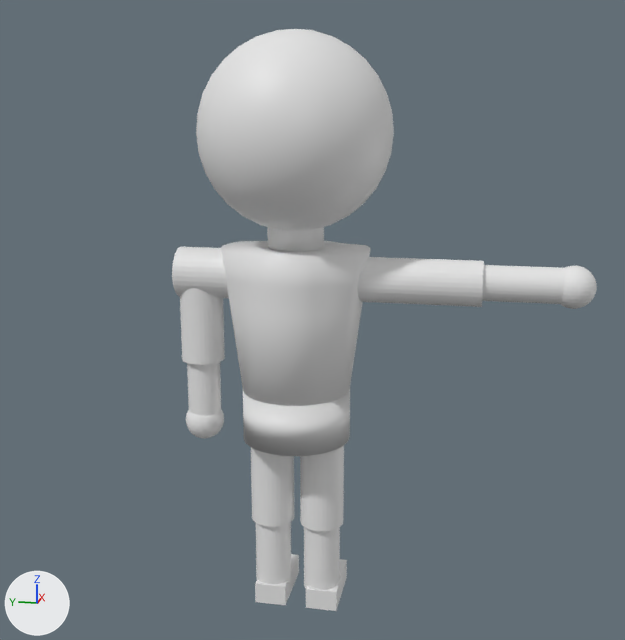
What one commit did to the Blender file BeamMeUp/Assets/Models/Hensen.blend.
Rendered twice from a camera (50 mm lens) standing at (-8.8, -1.94, 5.38) and looking at (0.07, -0.16, 3.16). Lighting does not change. The marker at lower left points along +X, +Y and +Z.

In view in the first picture: 'Foot.L', 'Foot.R', 'Forearm.L', 'Forearm.R', 'Hand.L', 'Head', 'Shin.L', 'Shit.R', 'Shoulder.L', 'Thai.L', 'Thai.R', 'UpperArm.L', 'UpperArm.R', 'Waist', 'Waist.001'.
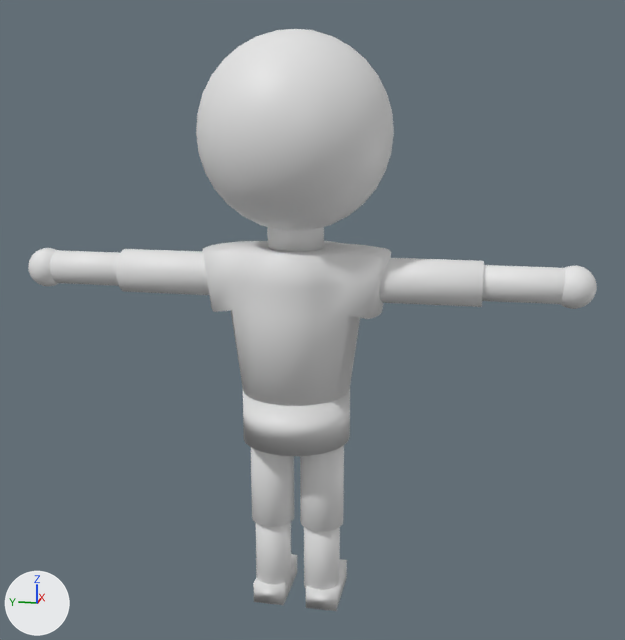
Where the change shows, as pixel boxes (x1, y1, x2, y2) in the pictures (625 x 640 px):
'Waist.001', reshaped, rescaled, turned: before (221, 241, 371, 406); after (202, 241, 391, 406)
'Forearm.L', shading changed, moved, turned: before (187, 362, 221, 416); after (50, 250, 120, 286)
'UpperArm.R.001', added: after (116, 249, 209, 295)
'UpperArm.L', deleted: before (180, 288, 225, 365)
'Shoulder.L', deleted: before (172, 247, 229, 298)
'Hand.L', shading changed, moved: before (186, 410, 224, 438); after (28, 248, 59, 286)
'Foot.L', shading changed, moved: before (255, 554, 299, 605); after (253, 554, 297, 605)
part 3 of me_cylinder_020, built on: before (221, 249, 232, 309); after (202, 241, 239, 312)
part 4 of me_cylinder_020, built on: before (348, 251, 370, 315); after (347, 245, 391, 319)
part 5 of me_cylinder_019, shading changed: (379, 258, 484, 307) in both
part 7 of me_cylinder_016, shading changed: (251, 447, 294, 527) in both
part 8 of me_cylinder_015, shading changed: (256, 522, 291, 584) in both
part 9 of me_cylinder_013, shading changed: (300, 446, 344, 531) in both
part 10 of me_cylinder_014, shading changed: (304, 527, 340, 590) in both
part 11 of me_cube_001, shading changed: (306, 559, 347, 611) in both

What changed in the scene script:
```text
Change me_cylinder_020:
    used by ob_waist_001; location = (0.0, 0.0, 3.18); rotation_euler = (0.0, 0.0, 3.142), in degrees (0, 0, 180); scale = (-0.582, -0.582, -0.771)
    remove me_cylinder_020.from_pydata(...)  # 128 vertices, 98 faces; spans x -1.0..1.0, y -1.35..1.36, z -1.0..1.0
    add me_cylinder_020.from_pydata(...)  # 160 vertices, 130 faces; spans x -1.0..1.0, y -1.72..1.71, z -1.0..1.0
    me_cylinder_020 part 3: 5 vertices removed from x -0.38..0.38, y 1.21..1.29, z -0.59; 21 vertices added at x -0.56..0.56, y 1.39..1.71, z -0.96..-0.15
    me_cylinder_020 part 4: 5 vertices removed from x -0.38..0.38, y -1.28..-1.2, z -0.59; 21 vertices added at x -0.56..0.56, y -1.72..-1.41, z -0.96..-0.15
Change me_cylinder_019:
    where me_cylinder_019.from_pydata(...)  # 64 vertices, 34 faces; spans x -1.0..1.0, y -1.0..1.0, z -1.0..1.0
    used by ob_upperarm_r; location = (0.0, -1.31, 3.64); rotation_euler = (1.571, 0.0, 0.0), in degrees (90, 0, 0); scale = (0.234, 0.234, 0.629)
    me_cylinder_019 part 5: all faces are now shaded smooth (34 of 34 changed)
Change me_sphere_001:
    where me_sphere_001.from_pydata(...)  # 482 vertices, 512 faces; spans x -1.0..1.0, y -1.0..1.0, z -1.0..1.0
    used by ob_hand_l; location = (0.0, 1.05, 1.98); scale = (0.214, 0.214, 0.214)
    me_sphere_001 part 1: all faces are now shaded smooth (512 of 512 changed)
Change me_cylinder_007:
    where me_cylinder_007.from_pydata(...)  # 64 vertices, 34 faces; spans x -1.0..1.0, y -1.0..1.0, z -1.0..1.0
    used by ob_forearm_l; location = (0.0, 1.05, 2.47); scale = (0.182, 0.182, 0.446)
    me_cylinder_007 part 2: all faces are now shaded smooth (34 of 34 changed)
Change me_cube_002:
    where me_cube_002.from_pydata(...)  # 8 vertices, 6 faces; spans x -1.0..1.0, y -1.0..1.0, z -1.0..1.0
    used by ob_foot_l; location = (0.15, 0.27, 0.0); scale = (0.365, 0.176, 0.118)
    me_cube_002 part 6: all faces are now shaded smooth (6 of 6 changed)
Change me_cube_001:
    where me_cube_001.from_pydata(...)  # 8 vertices, 6 faces; spans x -1.0..1.0, y -1.0..1.0, z -1.0..1.0
    used by ob_foot_r; location = (0.15, -0.32, 0.0); scale = (0.365, 0.176, 0.118)
    me_cube_001 part 11: all faces are now shaded smooth (6 of 6 changed)
Change me_cylinder_016:
    where me_cylinder_016.from_pydata(...)  # 64 vertices, 34 faces; spans x -1.0..1.0, y -1.0..1.0, z -1.0..1.0
    used by ob_thai_l; location = (0.0, 0.28, 1.34); scale = (-0.242, -0.242, -0.484)
    me_cylinder_016 part 7: all faces are now shaded smooth (34 of 34 changed)
Change me_cylinder_015:
    where me_cylinder_015.from_pydata(...)  # 64 vertices, 34 faces; spans x -1.0..1.0, y -1.0..1.0, z -1.0..1.0
    used by ob_shin_l; location = (0.0, 0.28, 0.47); scale = (-0.202, -0.202, -0.405)
    me_cylinder_015 part 8: all faces are now shaded smooth (34 of 34 changed)
Change me_cylinder_014:
    where me_cylinder_014.from_pydata(...)  # 64 vertices, 34 faces; spans x -1.0..1.0, y -1.0..1.0, z -1.0..1.0
    used by ob_shit_r; location = (0.0, -0.29, 0.47); scale = (-0.202, -0.202, -0.405)
    me_cylinder_014 part 10: all faces are now shaded smooth (34 of 34 changed)
Change me_cylinder_013:
    where me_cylinder_013.from_pydata(...)  # 64 vertices, 34 faces; spans x -1.0..1.0, y -1.0..1.0, z -1.0..1.0
    used by ob_thai_r; location = (0.0, -0.29, 1.34); scale = (-0.242, -0.242, -0.484)
    me_cylinder_013 part 9: all faces are now shaded smooth (34 of 34 changed)
Change ob_waist_001:
    ob_waist_001.rotation_euler: (0.0, 0.0, 3.142) -> (0.0, 0.0, 0.0)  # degrees (0, 0, 180) -> degrees (0, 0, 0)
    ob_waist_001.scale: (-0.582, -0.582, -0.771) -> (0.582, 0.582, -0.771)
Change ob_hand_l:
    ob_hand_l.location: (0.0, 1.05, 1.98) -> (0.0, 2.83, 3.65)
Change ob_forearm_l:
    ob_forearm_l.location: (0.0, 1.05, 2.47) -> (0.0, 2.27, 3.65)
    ob_forearm_l.rotation_euler: (0.0, 0.0, 0.0) -> (1.571, 0.0, 0.0)  # degrees (0, 0, 0) -> degrees (90, 0, 0)
Remove ob_upperarm_l:
    ob_upperarm_l = bpy.data.objects.new('UpperArm.L', me_cylinder_006)
Remove ob_shoulder_l:
    ob_shoulder_l = bpy.data.objects.new('Shoulder.L', me_cylinder_005)
Change ob_foot_l:
    ob_foot_l.location: (0.15, 0.27, 0.0) -> (0.15, 0.29, 0.0)
Add ob_upperarm_r_001:
    ob_upperarm_r_001 = bpy.data.objects.new('UpperArm.R.001', me_cylinder_021)  # a 32-sided cylinder along z spanning x -1.0..1.0, y -1.0..1.0, z -1.0..1.0
    ob_upperarm_r_001.location = (0.0, 1.29, 3.64)
    ob_upperarm_r_001.rotation_euler = (1.571, 0.0, 0.0)  # degrees (90, 0, 0)
    ob_upperarm_r_001.scale = (0.234, 0.234, 0.629)
```
